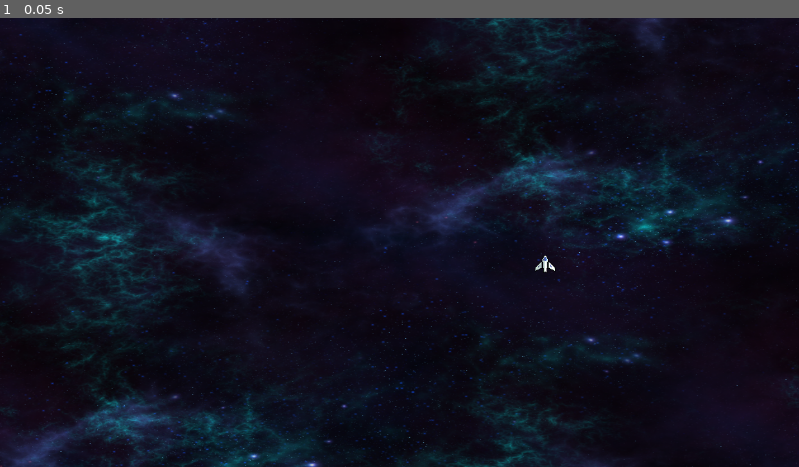
Above: before the commit, frame 1.
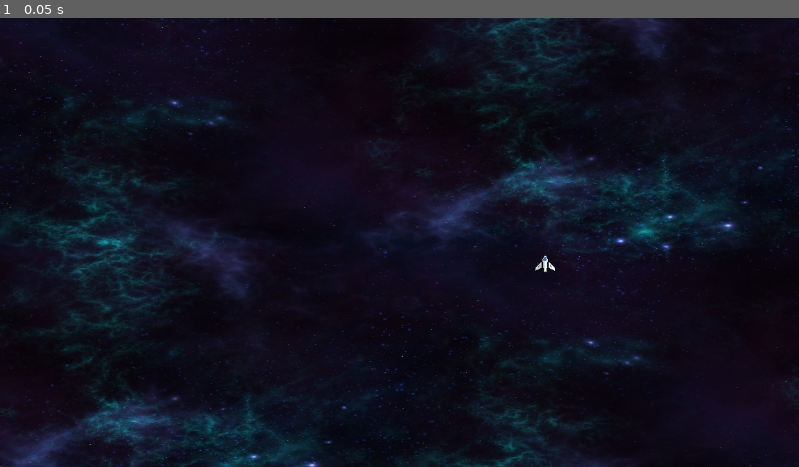
Above: after the commit, the same moment.

Repository: Smart-Jellyfish/SpaceShooter
Game: Godot game, scene res://Scenes/Level/level.tscn
Same seed, same stepped clock (60 frames per second), same inputs: the game is played once before the commit and once after it.
Inputs:
- Up to frame 1 (0.05 s): no input

The runs differ from the first frame. In frame 1, 3.7% of the frame differs, in the area x 0-100%, y 0-100%.

Commit message:
resized background

Diff:
--- a/Scenes/Level/level.tscn
+++ b/Scenes/Level/level.tscn
@@ -15,8 +15,8 @@
 [node name="Background" type="Sprite2D" parent="."]
 
 [node name="BlueNebula01-1024x1024" type="Sprite2D" parent="Background"]
-position = Vector2(-210, -37.5)
-scale = Vector2(1.17187, 0.688477)
+position = Vector2(-210, -30.9999)
+scale = Vector2(1.17187, 0.675781)
 texture = ExtResource("1_2x43n")
 
 [node name="Meteor" type="Area2D" parent="."]
